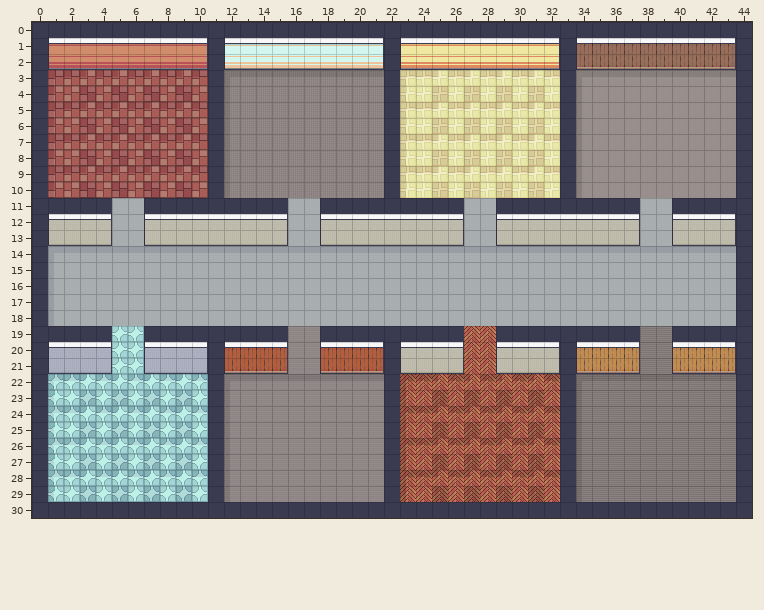
Tiled map (JSON), stored at maps/house.tmj. This is how it looked before the edit.
Cells are 16x16 px. Shown: x 0..44, y 0..30.
New version:
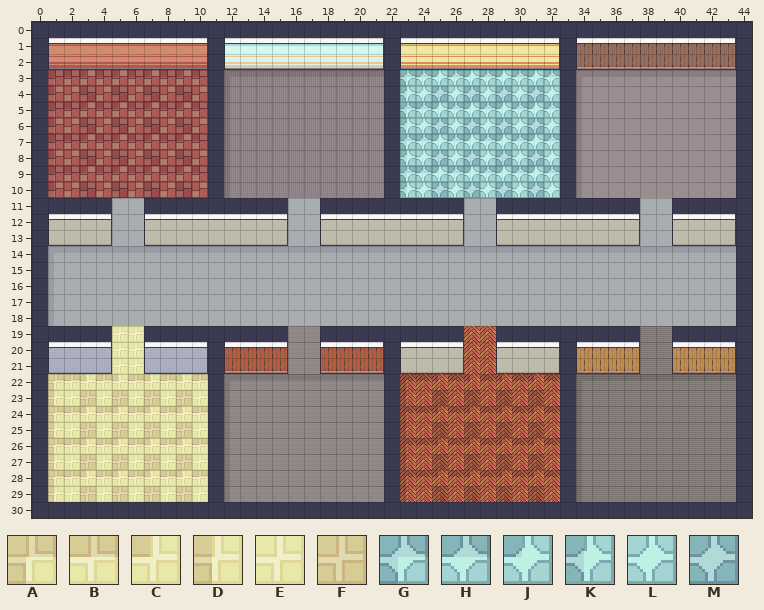
Key: from "limezu_room_builder": A 130, B 131, C 132, D 147, E 148, F 149, G 164, H 165, J 166, K 181, L 182, M 183.
_ is an empty cell.
The edit:
Layer "floor":
y 3: x 23..32 ABCBCBCBCB -> GHJHJHJHJH
y 4: x 23..32 DEFEFEFEFE -> KLMLMLMLML
y 5: x 23..32 ABCBCBCBCB -> GHJHJHJHJH
y 6: x 23..32 DEFEFEFEFE -> KLMLMLMLML
y 7: x 23..32 ABCBCBCBCB -> GHJHJHJHJH
y 8: x 23..32 DEFEFEFEFE -> KLMLMLMLML
y 9: x 23..32 ABCBCBCBCB -> GHJHJHJHJH
y 10: x 23..32 DEFEFEFEFE -> KLMLMLMLML
y 19..21: x 5..6 LL -> EE
y 22: x 1..10 GHJHJHJHJH -> ABCBCBCBCB
y 23: x 1..10 KLMLMLMLML -> DEFEFEFEFE
y 24: x 1..10 GHJHJHJHJH -> ABCBCBCBCB
y 25: x 1..10 KLMLMLMLML -> DEFEFEFEFE
y 26: x 1..10 GHJHJHJHJH -> ABCBCBCBCB
y 27: x 1..10 KLMLMLMLML -> DEFEFEFEFE
y 28: x 1..10 GHJHJHJHJH -> ABCBCBCBCB
y 29: x 1..10 KLMLMLMLML -> DEFEFEFEFE
Where, in picture pixels (left, top, right, bottom), the same in both pictures:
changed: (400, 70, 560, 198)
changed: (48, 326, 208, 502)
